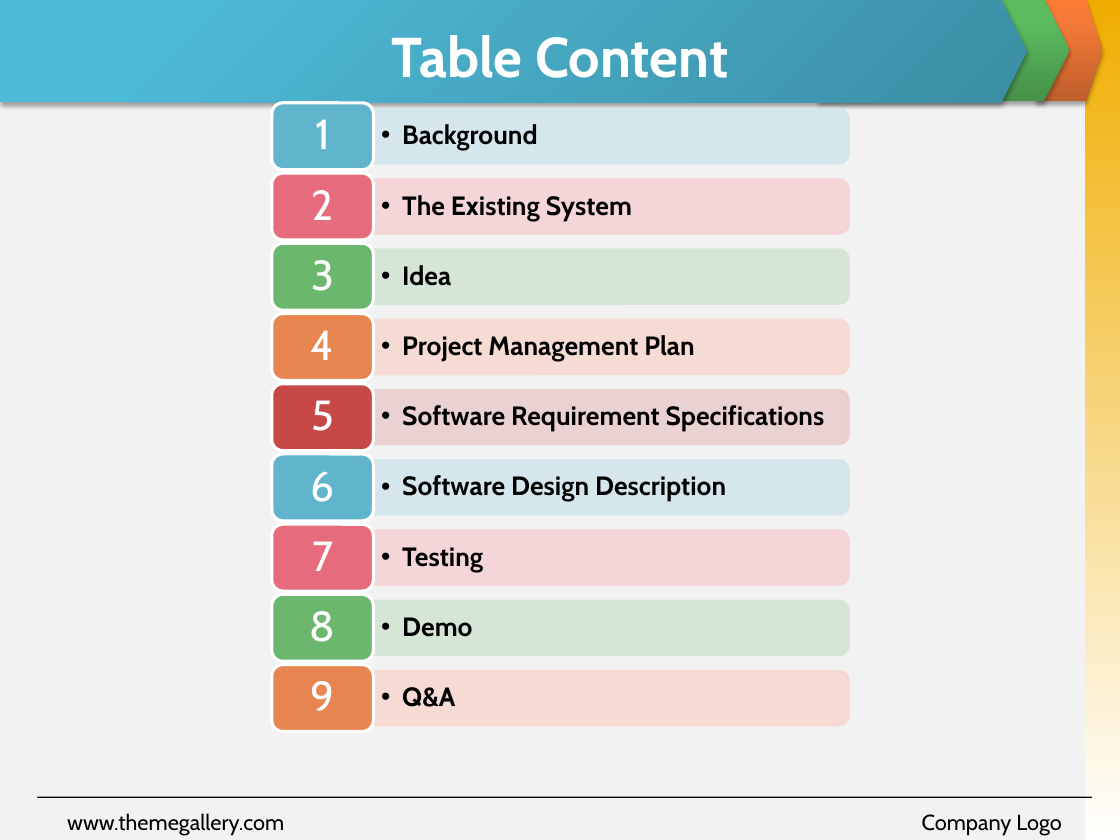
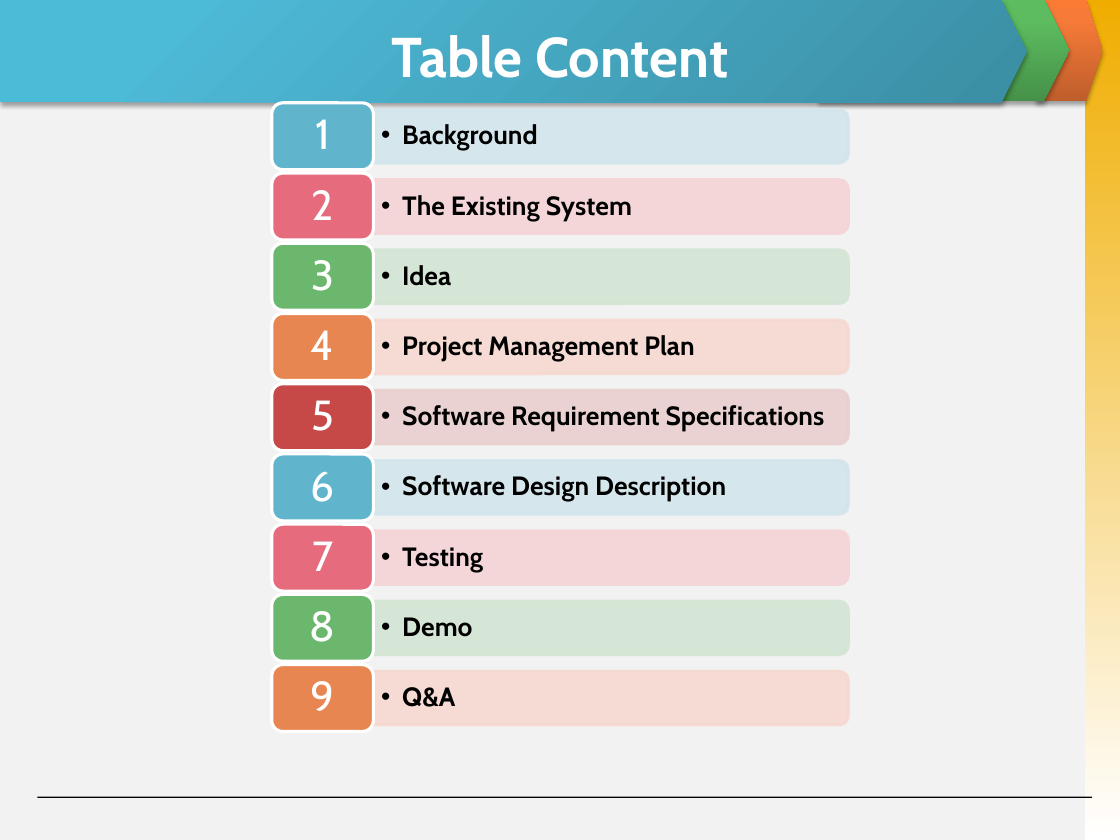
Before and after one commit to skyview059/e-learning-website, a slide deck: slide 4 of Document/Final report/Slide Present E-Learning.pptx. Drawn at 1120x840 pixels with LibreOffice and Linux fonts; fonts in the diff are those of the drawing. Boxes give left, top, right and bottom in pixels: in the first picture for what was removed or moved away, otherwise in the second. Text is boxed around its words. In the diff, an @@ line names an element or a change of style, - is before the commit and + after.

```diff
--- a/Document/Final report/Slide Present E-Learning.pptx
+++ b/Document/Final report/Slide Present E-Learning.pptx
@@ text removed at box(67, 813, 284, 835) @@
-www.themegallery.com
@@ text removed at box(922, 814, 1062, 835) @@
-Company Logo
```
Also in this commit, not shown: 11 other slides changed, 3 slides added, 3 slides removed.
